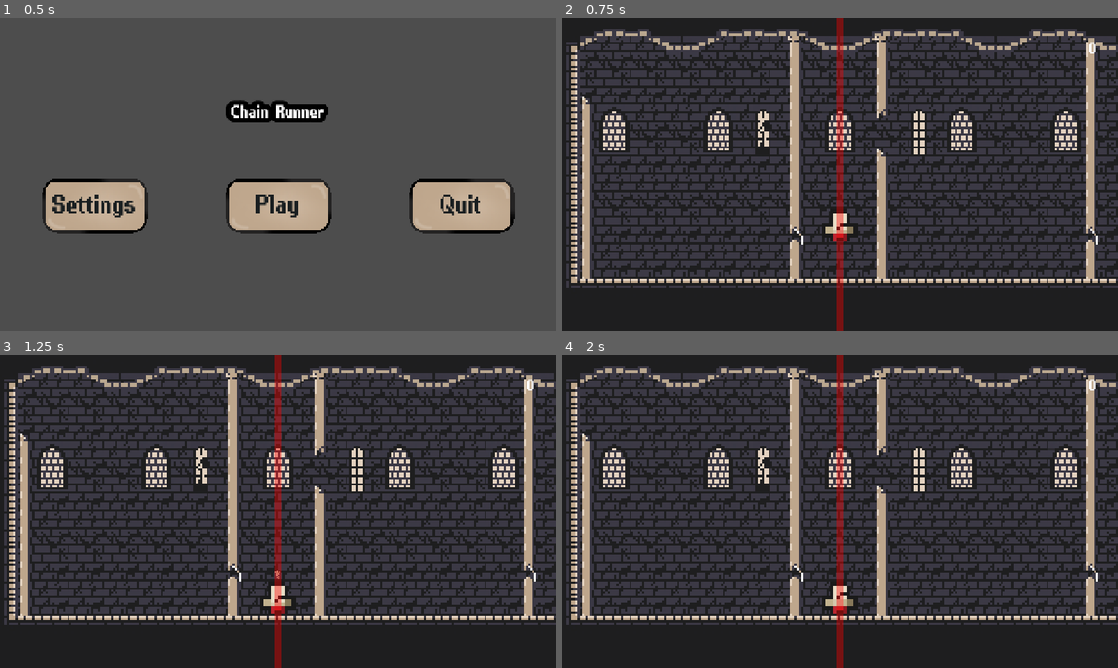
Above: before the commit, frames 1-4 (two rows, left to right).
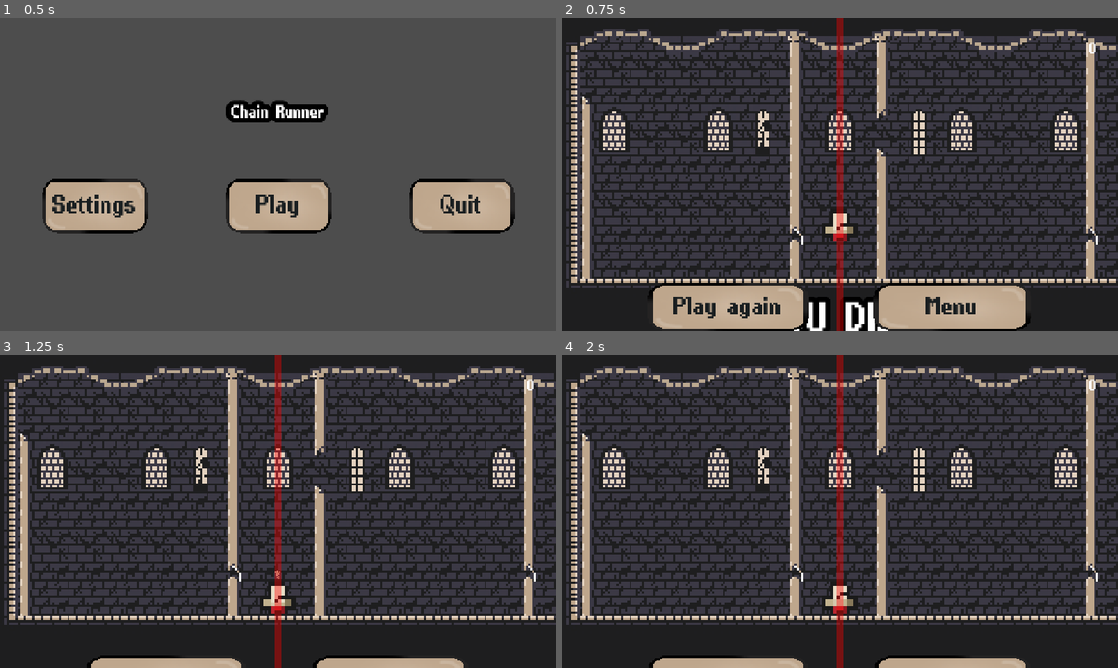
Above: after the commit, the same moments.

Repository: lucassillitoe/Steel_Jam_4_repo
Game: Godot game, scene res://Scenes/ui.tscn
Same seed, same stepped clock (60 frames per second), same inputs: the game is played once before the commit and once after it.
Inputs (mouse positions are in pixels of both pictures, inside the frame that each line leads up to):
- Up to frame 1 (0.5 s): no input
- Up to frame 2 (0.75 s): click "Play" at 0.5 s
- Up to frame 3 (1.25 s): no input
- Up to frame 4 (2 s): tap Enter (Enter playback) at 1.25 s; move the mouse to (962, 495) at 1.27 s; hold D (Right) from 1.28 s (still down); tap Shift (Dash) at 1.35 s; click (962, 495) at 1.42 s; tap Space (Jump) at 1.52 s

Frame 1 is identical in both runs. In frame 2, 8.1% of the frame differs, in the area x 15-85%, y 84-100%; in frame 3, 1.9%; in frame 4, 1.9%.

Commit message:
compare time

Diff:
--- a/steel-jam-4/Config.json
+++ b/steel-jam-4/Config.json
@@ -10,5 +10,8 @@
 		"Jump": "Space",
 		"Menu": "Escape",
 		"Playback": "Enter",
+	},
+	"GameStates": {
+		"Highscore": 0
 	}
 }
--- a/steel-jam-4/Scenes/Camera.tscn
+++ b/steel-jam-4/Scenes/Camera.tscn
@@ -92,7 +92,7 @@
 text = "Playing..."
 label_settings = SubResource("LabelSettings_4hww8")
 
-[node name="Score" type="Label" parent="UI" unique_id=1766953313]
+[node name="Score" type="Label" parent="UI" unique_id=1766953313 groups=["ScoreCard"]]
 layout_mode = 1
 anchors_preset = -1
 anchor_left = -16.0
@@ -106,3 +106,5 @@
 text = "0"
 label_settings = SubResource("LabelSettings_4hww8")
 horizontal_alignment = 2
+metadata/Catagory = "GameStates"
+metadata/Key = "Highscore"
--- /dev/null
+++ b/steel-jam-4/Scenes/death_screen.gd
@@ -0,0 +1,27 @@
+extends Control
+
+@onready var highscore_label: Label = $Highscore
+@onready var score_label: Label = $"../../Camera/UI/Score"
+
+func _ready() -> void:
+	visibility_changed.connect(_on_visibility_changed)
+	_refresh()
+
+func _on_visibility_changed() -> void:
+	if visible:
+		_refresh()
+
+func _refresh() -> void:
+	var current_score := int(score_label.text)
+	var highscore := int(SettingsManager.get_setting("GameStates", "Highscore"))
+
+	if current_score > highscore:
+		highscore = current_score
+		SettingsManager.set_setting("GameStates", "Highscore", highscore)  # saves once
+
+	highscore_label.text = str(highscore)
+
+	# Your ScoreCard labels, read straight from the real settings
+	for label in get_tree().get_nodes_in_group("ScoreCard"):
+		var value = SettingsManager.get_setting(label.get_meta("Catagory"), label.get_meta("Key"))
+		label.text = str(int(value)) if value != null else "0"
--- a/steel-jam-4/Scenes/death_screen.tscn
+++ b/steel-jam-4/Scenes/death_screen.tscn
@@ -1,6 +1,7 @@
 [gd_scene format=3 uid="uid://bnia5gu0fed4o"]
 
 [ext_resource type="FontFile" uid="uid://dwrhd47e71uvn" path="res://Assets/PixelPurl.ttf" id="1_rwas2"]
+[ext_resource type="Script" uid="uid://ctw8asyn6icbx" path="res://Scenes/death_screen.gd" id="1_tseak"]
 [ext_resource type="Texture2D" uid="uid://w42fookjjdli" path="res://Assets/Button Light.png" id="2_tseak"]
 
 [sub_resource type="LabelSettings" id="LabelSettings_mmixe"]
@@ -21,7 +22,6 @@
 font_color = Color(0.10047465, 0.11751335, 0.1252059, 1)
 
 [node name="Death Screen" type="Control" unique_id=582097814]
-visible = false
 layout_mode = 3
 anchors_preset = 15
 anchor_right = 1.0
@@ -30,6 +30,7 @@
 offset_right = 0.3050537
 grow_horizontal = 2
 grow_vertical = 2
+script = ExtResource("1_tseak")
 
 [node name="Label" type="Label" parent="." unique_id=1609311490]
 layout_mode = 1
@@ -97,8 +98,10 @@
 text = "9999999999999999"
 label_settings = SubResource("LabelSettings_tmtgh")
 vertical_alignment = 1
+metadata/Catagory = "GameStates"
+metadata/Key = "Highscore"
 
-[node name="Highscore" type="Label" parent="." unique_id=295278281]
+[node name="Highscore" type="Label" parent="." unique_id=295278281 groups=["ScoreCard"]]
 layout_mode = 1
 anchors_preset = 5
 anchor_left = 0.5
@@ -110,9 +113,11 @@
 grow_horizontal = 2
 size_flags_horizontal = 4
 size_flags_vertical = 1
-text = "9999999999999999"
+text = "0"
 label_settings = SubResource("LabelSettings_tmtgh")
 vertical_alignment = 1
+metadata/Catagory = "GameStates"
+metadata/Key = "Highscore"
 
 [node name="Play again" type="TextureButton" parent="." unique_id=683179661]
 layout_mode = 1
--- a/steel-jam-4/Scenes/world.tscn
+++ b/steel-jam-4/Scenes/world.tscn
@@ -187,6 +187,50 @@
 World = NodePath("..")
 
 [node name="Death Screen" parent="Camera" unique_id=582097814 instance=ExtResource("7_k7acu")]
+visible = false
+z_index = 1
+
+[node name="Label" parent="Camera/Death Screen" index="0" unique_id=1609311490]
+offset_left = -482.30502
+offset_top = -264.0
+offset_right = 484.69498
+offset_bottom = -145.0
+
+[node name="Score label" parent="Camera/Death Screen" index="1" unique_id=1418532170]
+offset_left = -260.30502
+offset_top = -128.0
+offset_right = -76.30502
+offset_bottom = -64.0
+
+[node name="Highscore label" parent="Camera/Death Screen" index="2" unique_id=679416496]
+offset_left = -260.30502
+offset_top = -64.0
+offset_right = -76.30502
+offset_bottom = 0.0
+
+[node name="Score" parent="Camera/Death Screen" index="3" unique_id=1909685029]
+offset_left = -60.305023
+offset_top = -128.0
+offset_right = 571.69507
+offset_bottom = -64.0
+
+[node name="Highscore" parent="Camera/Death Screen" index="4" unique_id=295278281]
+offset_left = -60.305023
+offset_top = -64.0
+offset_right = 571.69507
+offset_bottom = 0.0
+
+[node name="Play again" parent="Camera/Death Screen" index="5" unique_id=683179661]
+offset_left = -455.30502
+offset_top = 4.0
+offset_right = -63.30502
+offset_bottom = 132.0
+
+[node name="Menu" parent="Camera/Death Screen" index="6" unique_id=1051107045]
+offset_left = 64.69498
+offset_top = 4.0
+offset_right = 448.69504
+offset_bottom = 132.0
 
 [node name="Scorer" parent="." unique_id=1553671718 node_paths=PackedStringArray("scoreDisplay") instance=ExtResource("7_o06y3")]
 scoreDisplay = NodePath("../Camera/UI/Score")
@@ -195,3 +239,4 @@
 
 [editable path="TileMapSetUp"]
 [editable path="Camera"]
+[editable path="Camera/Death Screen"]
--- a/steel-jam-4/Scripts/PlayerMovement.gd
+++ b/steel-jam-4/Scripts/PlayerMovement.gd
@@ -45,6 +45,7 @@
 		playerVelocity = velocity
 
 
+
 func Dash() -> void:
 	##Updates velocity for horizontal movement
 	$JumpSound.play()
@@ -84,7 +85,7 @@
 
 	# check if the player is touching layer 2 to kill him
 	if CheckIfDied():
-		#print('gg')
+		$"../Camera/Death Screen".show()
 		pass
 
 
--- a/steel-jam-4/Scripts/SettingsManager.gd
+++ b/steel-jam-4/Scripts/SettingsManager.gd
@@ -14,6 +14,9 @@
 		"Jump": "Space",
 		"Menu": "Escape",
 		"Playback": "Enter",
+	},
+	"GameStates": {
+		"Highscore": 0
 	}
 }
 
--- a/steel-jam-4/Scripts/UIForPlaybackMode.gd
+++ b/steel-jam-4/Scripts/UIForPlaybackMode.gd
@@ -4,7 +4,6 @@
 func _ready() -> void:
 	pass # Replace with function body.
 
-
 # Called every frame. 'delta' is the elapsed time since the previous frame.
 func _process(delta: float) -> void:
 	self.visible = (GLOBAL_VARIABLES.currentState == GLOBAL_VARIABLES.state.PLAYING_BACK)
--- a/steel-jam-4/project.godot
+++ b/steel-jam-4/project.godot
@@ -30,6 +30,10 @@
 [dotnet]
 
 project/assembly_name="Steel_jam_4"
+
+[global_group]
+
+ScoreCard=""
 
 [input]
 
Not shown, added: steel-jam-4/Scenes/death_screen.gd.uid
